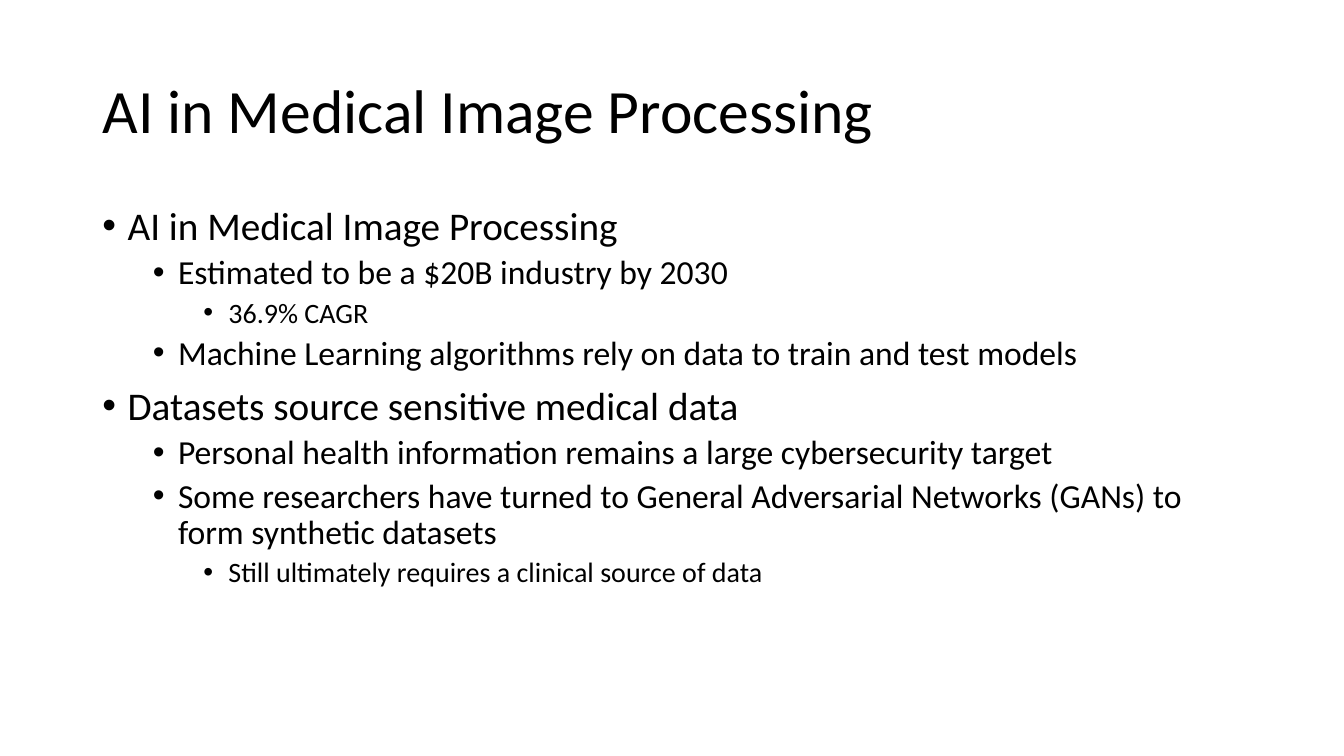
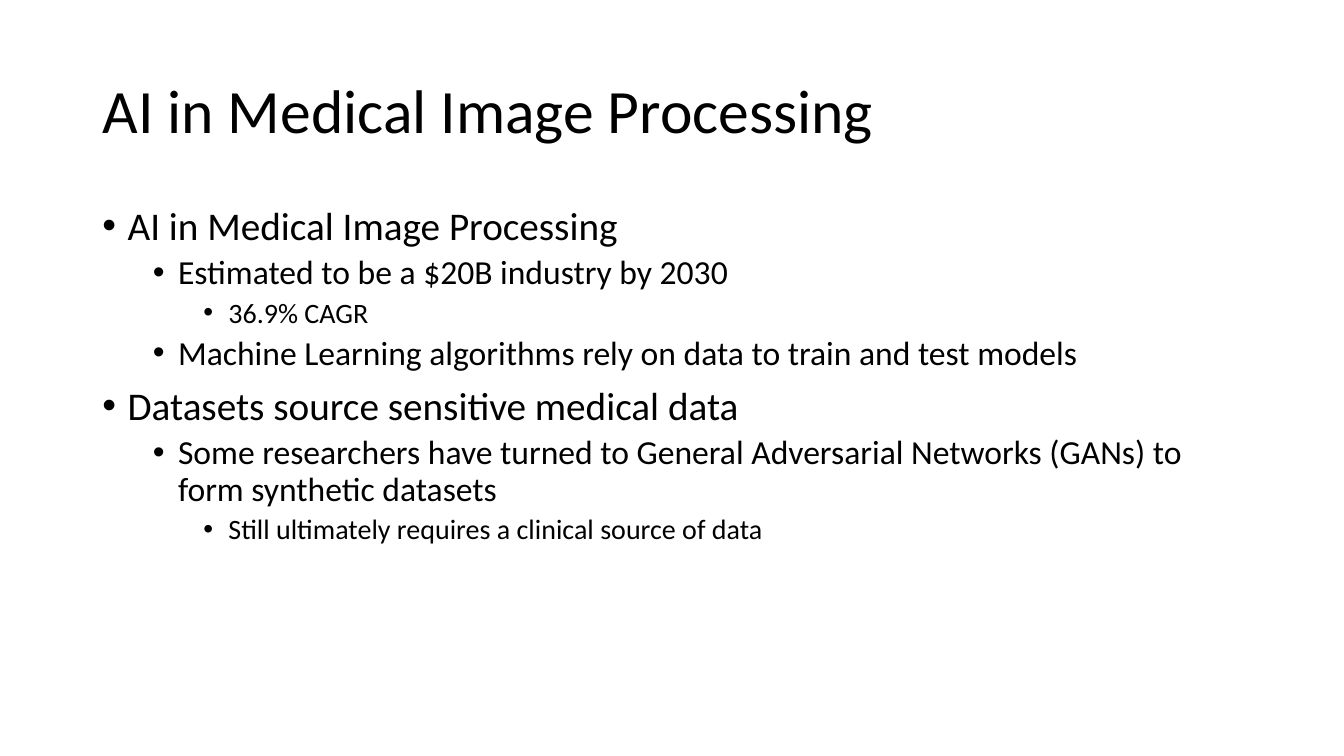
Before and after one commit to hayitsian/DataEngineeringEHRs, a slide deck: slide 6 of Manuscripts & Presentations/Introduction Presentation.pptx (slide 4 before the commit). Drawn at 1344x756 pixels with LibreOffice and Linux fonts; fonts in the diff are those of the drawing. Boxes give left, top, right and bottom in pixels: in the first picture for what was removed or moved away, otherwise in the second. Text is boxed around its words. In the diff, an @@ line names an element or a change of style, - is before the commit and + after.

```diff
--- a/Manuscripts & Presentations/Introduction Presentation.pptx
+++ b/Manuscripts & Presentations/Introduction Presentation.pptx
@@ text at <box>178,440,1052,470</box>: paragraph removed @@
-  • Personal health information remains a large cybersecurity target
```
Also in this commit, not shown: 1 other slide changed, 1 slide added.
